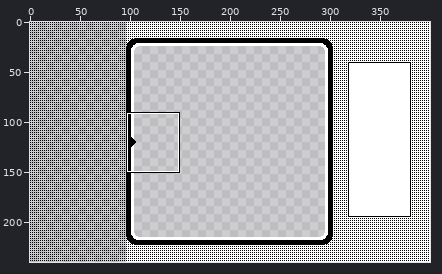
File history of a sprite sheet, source/images/gameSceneMask.png. Above: a wide view before the commit, with the close-up outlined.
Close-up. First the earlier version:
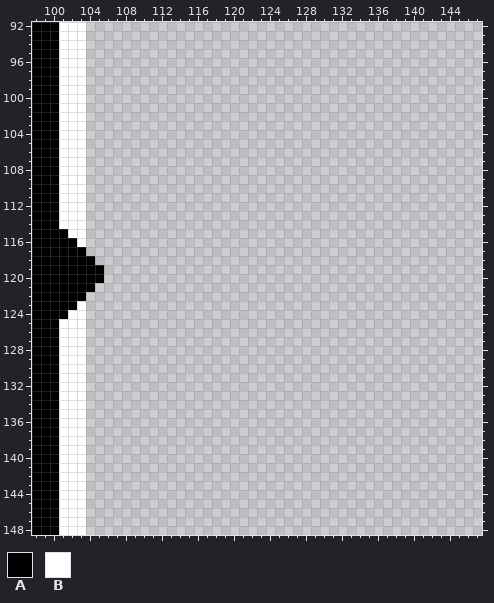
The file is 400x240 pixels. Shown: x 98..147, y 92..148.
Palette (. is transparent): A #000000  B #ffffff
Pixels before (only the part around the change), first column x 98:
 93 AAABBB............................................
 94 AAABBB............................................
 95 AAABBB............................................
 96 AAABBB............................................
 97 AAABBB............................................
 98 AAABBB............................................
 99 AAABBB............................................
100 AAABBB............................................
101 AAABBB............................................
102 AAABBB............................................
103 AAABBB............................................
104 AAABBB............................................
105 AAABBB............................................
106 AAABBB............................................
107 AAABBB............................................
108 AAABBB............................................
109 AAABBB............................................
110 AAABBB............................................
111 AAABBB............................................
112 AAABBB............................................
113 AAABBB............................................
114 AAABBB............................................
115 AAAABB............................................
116 AAAAAB............................................
117 AAAAAA............................................
118 AAAAAAA...........................................
119 AAAAAAAA..........................................
120 AAAAAAAA..........................................
121 AAAAAAA...........................................
122 AAAAAA............................................
123 AAAAAB............................................
124 AAAABB............................................
125 AAABBB............................................
126 AAABBB............................................
127 AAABBB............................................
128 AAABBB............................................
129 AAABBB............................................
130 AAABBB............................................
131 AAABBB............................................
132 AAABBB............................................
133 AAABBB............................................
134 AAABBB............................................
135 AAABBB............................................
136 AAABBB............................................
137 AAABBB............................................
138 AAABBB............................................
139 AAABBB............................................
140 AAABBB............................................
141 AAABBB............................................
142 AAABBB............................................
143 AAABBB............................................
144 AAABBB............................................
145 AAABBB............................................
146 AAABBB............................................
147 AAABBB............................................
148 AAABBB............................................
After:
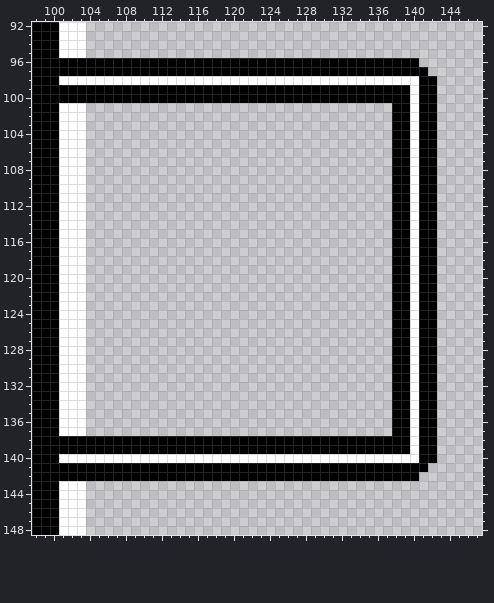
From old to new:
Changed rows in their new state; - is an unchanged pixel.
first column x 101:
 96 AAAAAAAAAAAAAAAAAAAAAAAAAAAAAAAAAAAAAAAA--
 97 AAAAAAAAAAAAAAAAAAAAAAAAAAAAAAAAAAAAAAAAA-
 98 ---BBBBBBBBBBBBBBBBBBBBBBBBBBBBBBBBBBBBBAA
 99 AAAAAAAAAAAAAAAAAAAAAAAAAAAAAAAAAAAAAAABAA
100 AAAAAAAAAAAAAAAAAAAAAAAAAAAAAAAAAAAAAAABAA
101 -------------------------------------AABAA
102 -------------------------------------AABAA
103 -------------------------------------AABAA
104 -------------------------------------AABAA
105 -------------------------------------AABAA
106 -------------------------------------AABAA
107 -------------------------------------AABAA
108 -------------------------------------AABAA
109 -------------------------------------AABAA
110 -------------------------------------AABAA
111 -------------------------------------AABAA
112 -------------------------------------AABAA
113 -------------------------------------AABAA
114 -------------------------------------AABAA
115 B------------------------------------AABAA
116 BB-----------------------------------AABAA
117 BBB----------------------------------AABAA
118 BBB.---------------------------------AABAA
119 BBB..--------------------------------AABAA
120 BBB..--------------------------------AABAA
121 BBB.---------------------------------AABAA
122 BBB----------------------------------AABAA
123 BB-----------------------------------AABAA
124 B------------------------------------AABAA
125 -------------------------------------AABAA
126 -------------------------------------AABAA
127 -------------------------------------AABAA
128 -------------------------------------AABAA
129 -------------------------------------AABAA
130 -------------------------------------AABAA
131 -------------------------------------AABAA
132 -------------------------------------AABAA
133 -------------------------------------AABAA
134 -------------------------------------AABAA
135 -------------------------------------AABAA
136 -------------------------------------AABAA
137 -------------------------------------AABAA
138 AAAAAAAAAAAAAAAAAAAAAAAAAAAAAAAAAAAAAAABAA
139 AAAAAAAAAAAAAAAAAAAAAAAAAAAAAAAAAAAAAAABAA
140 ---BBBBBBBBBBBBBBBBBBBBBBBBBBBBBBBBBBBBBAA
141 AAAAAAAAAAAAAAAAAAAAAAAAAAAAAAAAAAAAAAAAA-
142 AAAAAAAAAAAAAAAAAAAAAAAAAAAAAAAAAAAAAAAA--
